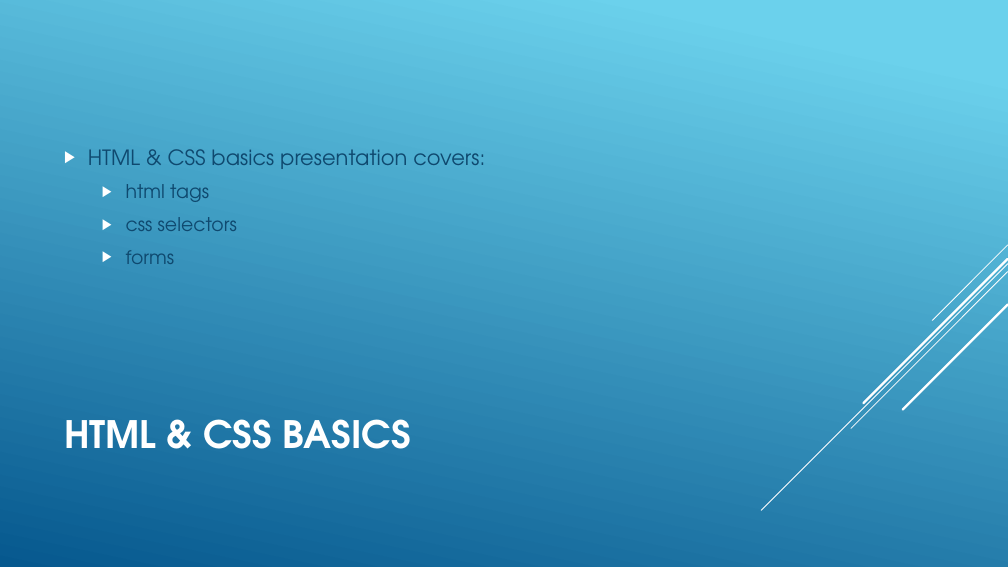
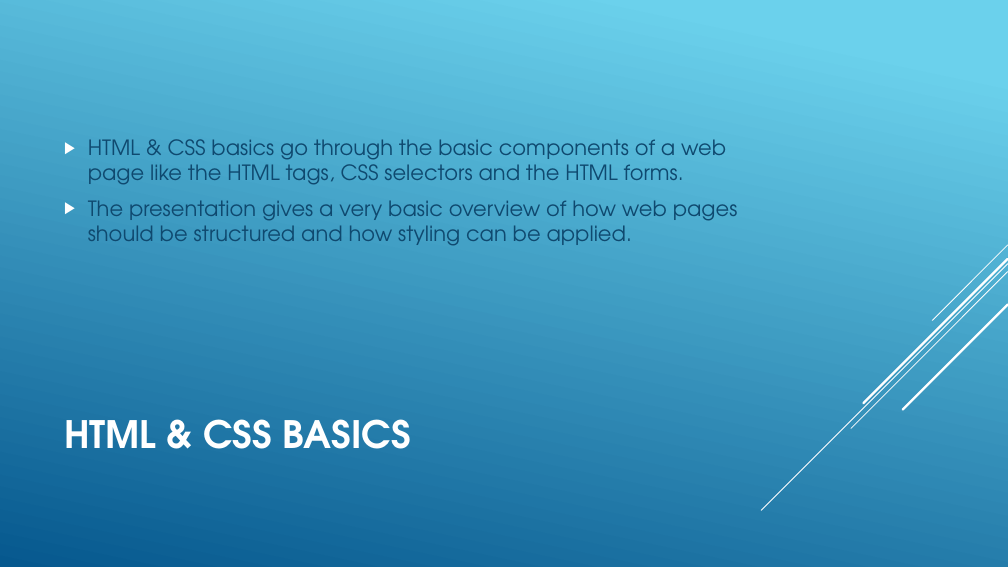
Before and after one commit to Zuehlke/security-onboarding, a slide deck: slide 8 of javascript_basics/Introduction.pptx. Drawn at 1008x567 pixels with LibreOffice and Linux fonts; fonts in the diff are those of the drawing. Boxes give left, top, right and bottom in pixels: in the first picture for what was removed or moved away, otherwise in the second. Text is boxed around its words. In the diff, an @@ line names an element or a change of style, - is before the commit and + after.

```diff
--- a/javascript_basics/Introduction.pptx
+++ b/javascript_basics/Introduction.pptx
@@ text at (88, 139, 738, 246): text changed @@
-▶ HTML & CSS basics presentation covers:
-  ▶ html tags
-  ▶ css selectors
-  ▶ forms
+▶ HTML & CSS basics go through the basic components of a web page like the HTML tags, CSS selectors and the HTML forms.
+▶ The presentation gives a very basic overview of how web pages should be structured and how styling can be applied.
```
Also in this commit, not shown: 11 other slides changed, 6 other files.
